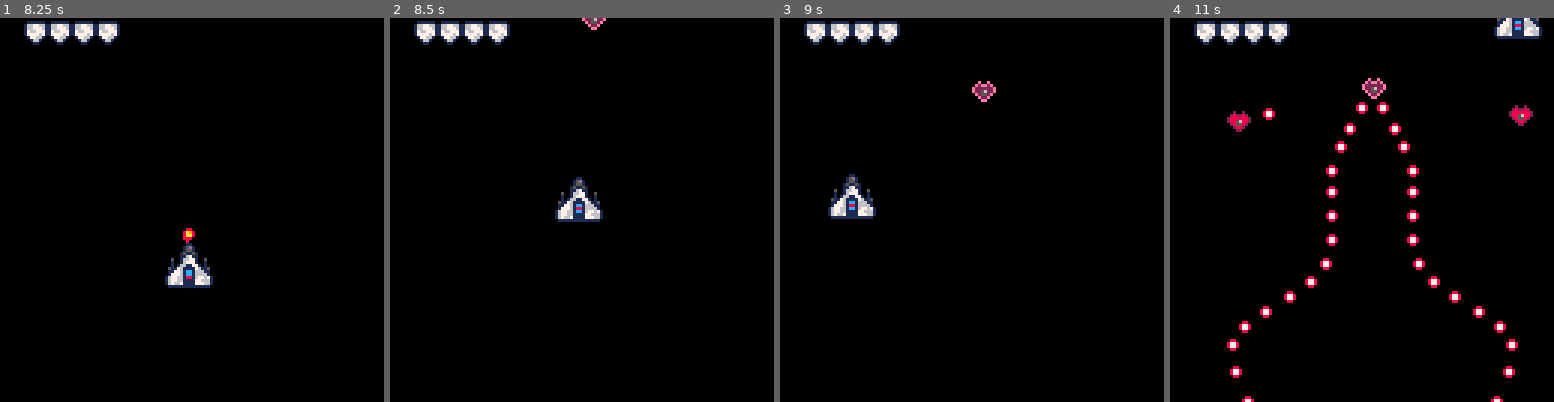
Above: before the commit, frames 1-4 (left to right).
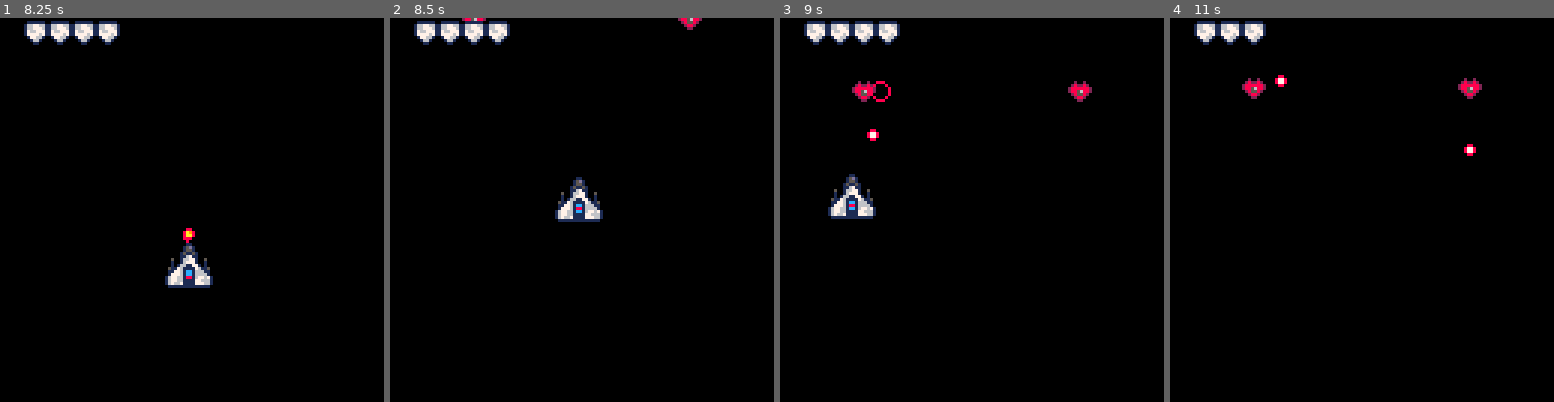
Above: after the commit, the same moments.

Repository: aureliendossantos/new-miami-2080
Game: PICO-8 cartridge miami2080.p8
Same seed, same stepped clock (60 frames per second), same inputs: the game is played once before the commit and once after it.
Inputs:
- Up to frame 1 (8.25 s): tap O (Z key) at 0.33, 1.07, 2.22, 3.72, 5.22, 6.72, 8.22 s; tap Down at 0.7 s; tap X (X key) at 1.43, 2.07, 2.82, 3.57, 4.32, 5.07, 5.82, 6.57, 7.32, 8.07 s; hold Up 1.97-2.63 s; hold Right 2.68-3.02 s; hold Down 3.07-3.73 s; hold Left 3.78-4.12 s; hold Up 4.17-4.5 s; hold Left 4.55-5.05 s; hold Right 5.1-5.93 s; hold Up 5.98-6.65 s; hold Right 6.7-7.03 s; hold Down 7.08-7.75 s; hold Left 7.8-8.13 s; hold Up from 8.18 s (still down)
- Up to frame 2 (8.5 s): keep holding Up
- Up to frame 3 (9 s): release Up at 8.52 s; hold Left from 8.57 s (still down); tap X (X key) at 8.82 s
- Up to frame 4 (11 s): release Left at 9.07 s; hold Right 9.12-9.95 s; tap X (X key) at 9.57, 10.32 s; tap O (Z key) at 9.72 s; hold Up 10-10.67 s; hold Right from 10.72 s (still down)

Frame 1 is identical in both runs. In frame 2, 0.3% of the frame differs, in the area x 18-82%, y 0-4%; in frame 3, 0.8%; in frame 4, 4.4%, in the area x 14-97%, y 0-100%.

Commit message:
bullet emitters

Diff:
--- a/miami2080.p8
+++ b/miami2080.p8
@@ -243,31 +243,66 @@
   {
    --little guy
 	  life=400,
-	  frequency=40,
    anim={3},
    x1=0,y1=0,w=7,h=7,
-
-   pattern=function (e)
-    local a = angle_to(e.x,e.y,p.x+p.x1-2,p.y+p.y1-2)
-    enemy_shoot(e.x,e.y,a,1.6)
-   end
+   emitters={
+    {1,0,0}
+   }
   },
   {
    --medium guy
 	  life=800,
-	  frequency=4,
    anim={6},
    x1=0,y1=0,w=7,h=7,
-
-   base=0.25,
-   pattern=function (e)
-    e.pattern_t+=0.1
-    --e.base+=0.001
-    if flr(e.pattern_t)%3~=0 then
-     local var=0.06+sin(e.pattern_t)/50
-     enemy_shoot(e.x,e.y,e.base+var,1.5)
-     enemy_shoot(e.x,e.y,e.base-var,1.5)
-    end
+   emitters={
+    {3,-5,0},
+    {4,5,0},
+    {1,0,0}
+   }
+  }
+ }
+ --bullet emitters
+ emitter={
+  {
+   --follow
+   frequency=40,
+   speed=1.6,
+   repeats=1,
+   angle=function (rpt,emt,e)
+    return angle_to(e.x+emt[2],e.y+emt[3],p.x+p.x1-2,p.y+p.y1-2)
+   end
+  },
+  {
+   --straight down
+   frequency=40,
+   speed=1.6,
+   repeats=1,
+   angle=function ()
+    return 0.25
+   end
+  },
+  {
+   --wave tunnel side1
+   frequency=4,
+   speed=1.5,
+   repeats=1,
+   angle=function (rpt,emt)
+    emt.pattern_t+=0.1
+    if flr(emt.pattern_t)%4~=2 then
+	    return 0.25+0.06+sin(emt.pattern_t)/50
+	   end
+   end
+  },
+  {
+   --wave tunnel side2
+   frequency=4,
+   speed=1.5,
+   repeats=1,
+   angle=function (rpt,emt)
+    emt.pattern_t+=0.1
+    if flr(emt.pattern_t)%4~=2 then
+	    return 0.25-(0.06+sin(emt.pattern_t)/50)
+	   end
    end
   }
  }
@@ -278,6 +313,8 @@
  --(none=wait until 0 enemy)
  stages={
   {
+   {2,1,80,1},
+   {1,2,0,1},
    {1,2,0,1},
    {1,1,98,2,20},
    {1,1,-98,3,20},
@@ -413,8 +450,10 @@
 	 e.start_x,e.start_y=e.x,e.y
 	 --timers
 	 e.move_t=0
-	 e.shoot_t=0
-	 e.pattern_t=0
+	 for emt in all(e.emitters) do
+	  emt.shoot_t=0
+	  emt.pattern_t=0
+	 end
 	 add(enemies,e)
  end
 end
@@ -441,12 +480,18 @@
 		--tir
 		if e.x>0 and e.y>0
 		and e.x<120 and e.y<120 then
-		 if	e.shoot_t==e.frequency then
-		  e.pattern(e)
-		  e.shoot_t=0
-		 else
-		  e.shoot_t+=1
-		 end
+		 for emt in all(e.emitters) do
+	  	local em=emitter[emt[1]]
+			 if	emt.shoot_t==em.frequency then
+			  for i=1,em.repeats do
+			   local a=em.angle(i,emt,e)
+			   if (a) enemy_shoot(e.x+emt[2],e.y+emt[3],a,em.speed)
+			  end
+			  emt.shoot_t=0
+			 else
+			  emt.shoot_t+=1
+			 end
+			end
 		end
  end
 end
